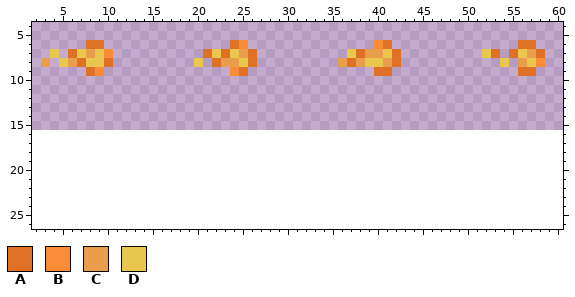
Edited in one commit: pixel-art sprite (assets/textures/fireball.png). Above: the version before the commit.
The file is 64x16 pixels. Shown: x 2..60, y 4..26. The old version is drawn lined up with the new one, on the new canvas.
Palette (. is transparent): A #df7126  B #fb8c37  C #e99e4e  D #e9c74e
Pixels before, first column x 3:
 6 .....AA..............AB..............BA..............AA.
 7 .D.ADCDB..........ADADCA..........DACCDA.........DA.ADCA
 8 C.DCADDA.........D.ACCDA.........CACDDCA...........D.CDB
 9 .....AB..............BA..............AA..............AA.
The same view after the edit:
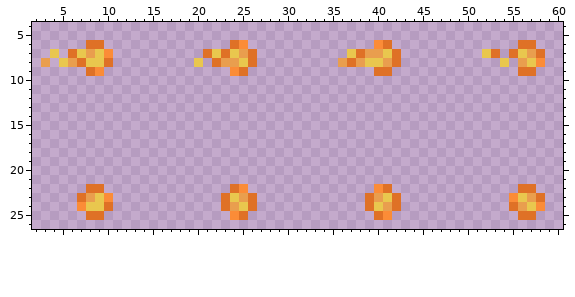
Edits made:
canvas 64x16 -> 64x32
The edit adds colour A in row 22 at x 8 to 9, 24, 41 and 56 to 57; in row 23 at x 7, 23, 26, 39, 42 and 58; in row 24 at x 10, 23, 26, 39, 42 and 55; in row 25 at x 8 to 9, 25, 40 and 56 to 57.
The edit adds colour B in row 22 at x 25 and 40; in row 23 at x 10 and 55; in row 24 at x 7 and 58; in row 25 at x 24 and 41.
The edit adds colour C in row 23 at x 8, 25, 40 and 57; in row 24 at x 24, 41 and 56.
The edit adds colour D in row 23 at x 9, 24, 41 and 56; in row 24 at x 8 to 9, 25, 40 and 57.
Changed places in both pictures, as pixel boxes (x1, y1, x2, y2):
added: (77, 184, 113, 220)
added: (221, 184, 257, 220)
added: (365, 184, 401, 220)
added: (509, 184, 545, 220)
